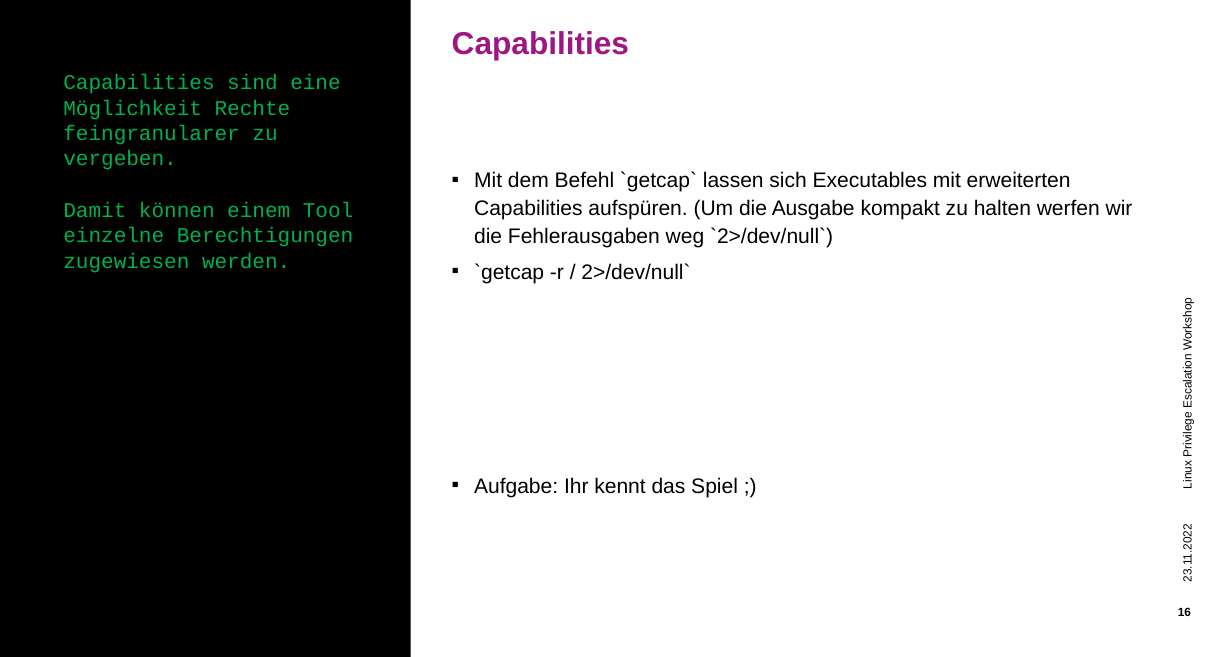
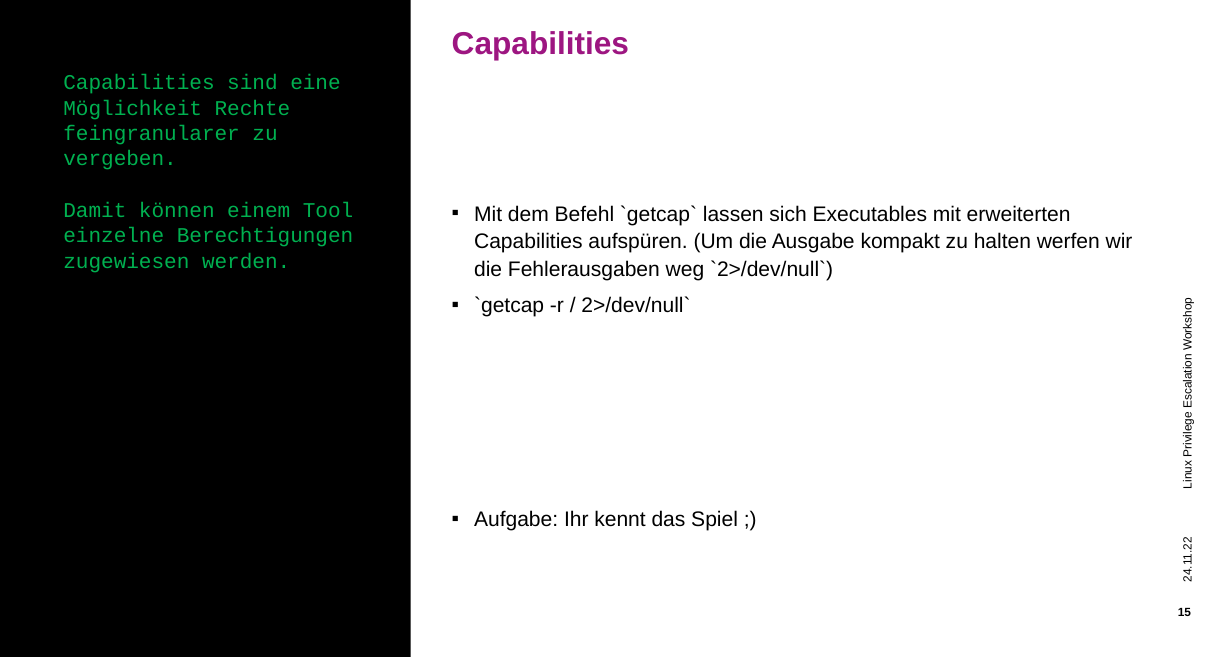
Before and after one commit to hueami/lpe_workshop, a slide deck: slide 15 of Powerpoint.pptx (slide 16 before the commit). Drawn at 1232x657 pixels with LibreOffice and Linux fonts; fonts in the diff are those of the drawing; background and template pictures are left out. Boxes give left, top, right and bottom in pixels: in the first picture for what was removed or moved away, otherwise in the second. Text is boxed around its words. In the diff, an @@ line names an element or a change of style, - is before the commit and + after.

```diff
--- a/Powerpoint.pptx
+++ b/Powerpoint.pptx
@@ text "Mit dem Befehl `getcap` lassen ..." rewrapped from box(474, 171, 1133, 247) to box(474, 205, 1133, 530) @@
@@ text at box(1181, 541, 1194, 581): text changed @@
-23.11.2022
+24.11.22
```
Also in this commit, not shown: 15 other slides changed, 1 slide added, 2 slides removed.
